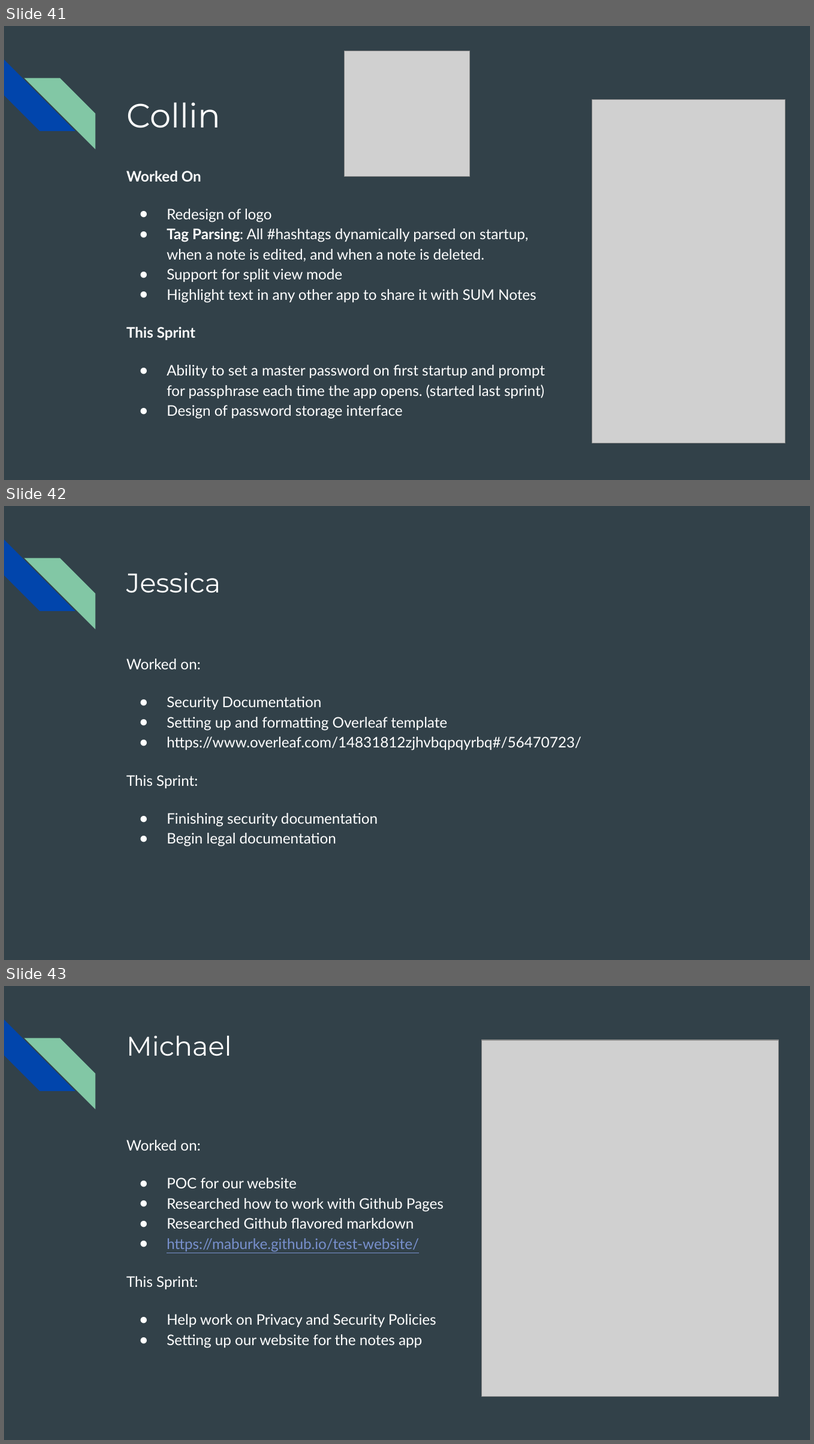
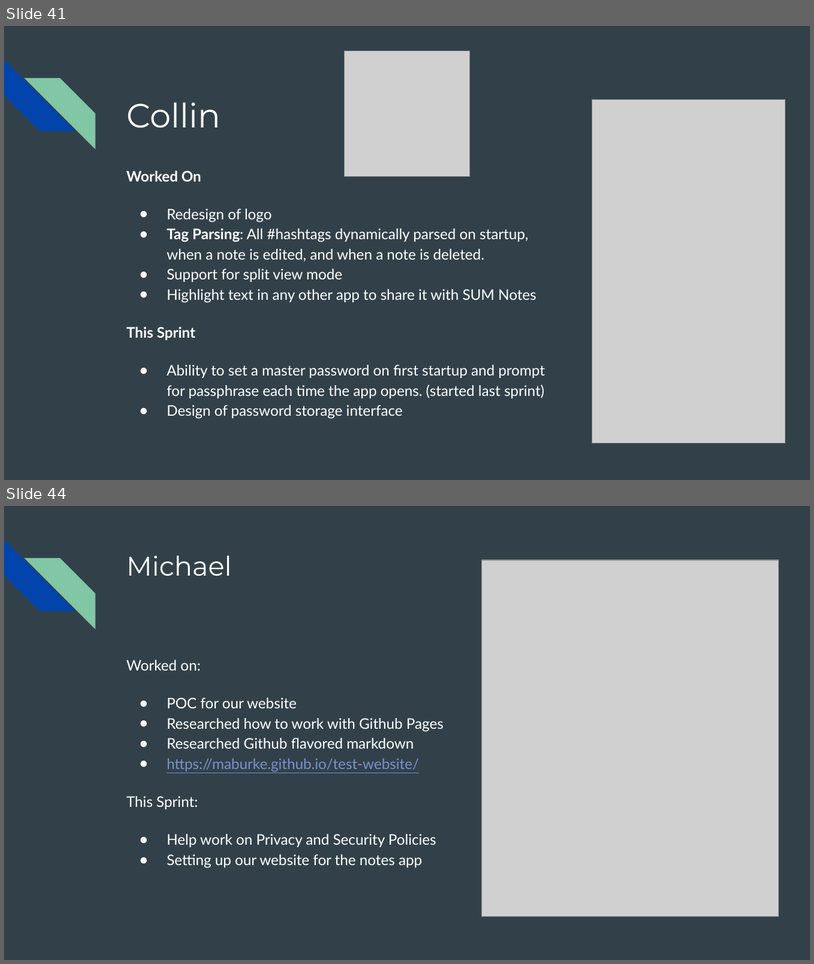
Before and after one commit to Incognoto/incognoto, a slide deck: SUM Presentations.pptx. Shown one above the other, each under a label of ours: slides 41, 42 and 43 before the commit, slides 41 and 44 after it; the slides between them are not shown. The pictures are 814x1444 and 814x964 pixels, drawn with LibreOffice and Linux fonts; fonts in the diff are those of the drawing; grey boxes stand for pictures. Boxes give left, top, right and bottom in pixels: in the first picture for what was removed or moved away, otherwise in the second. Text is boxed around its words. In the diff, an @@ line names an element or a change of style, - is before the commit and + after.

```diff
--- a/SUM Presentations.pptx
+++ b/SUM Presentations.pptx
@@ slide 42 removed at <box>4,506,810,960</box>, background #324149; not listed: 2 template elements that a slide beside it also shows @@
@@ title removed at <box>126,573,221,593</box> @@
-Jessica
@@ text removed at <box>126,658,582,846</box> @@
-Worked on:
-● Security Documentation
-● Setting up and formatting Overleaf template
-● https://www.overleaf.com/14831812zjhvbqpqyrbq#/56470723/
-This Sprint:
-● Finishing security documentation
-● Begin legal documentation
@@ what was slide 43 is now slide 44 @@
```
Also in this commit, not shown: 1 slide changed, 8 slides added.
